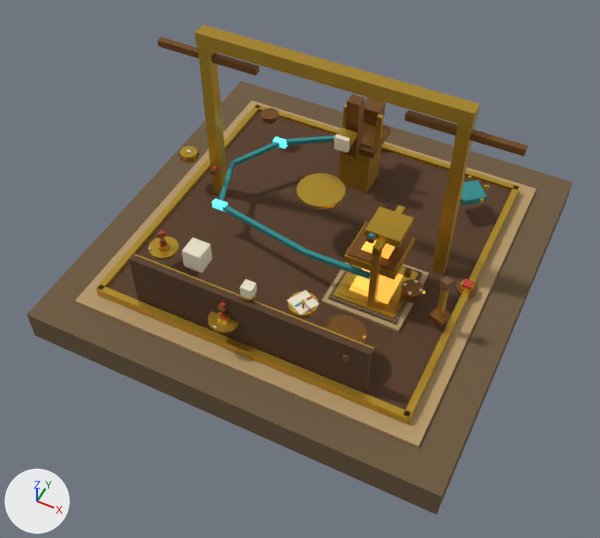
Two versions of the glTF model godot/assets/props/observatory_platform.glb, one commit apart.
Camera for both pictures: a 50 mm lens placed at (3.76, -8.22, 9.45), pointed at (-0.4, 0.11, -0.96). The lights are fixed; the arrows at lower left show +X, +Y and +Z. The picture after the commit comes second. Where no turn or scale is listed for an object, it has been applied to the vertices.

Names of what the first picture shows: 'AetherReservoir', 'Crank', 'ElevationKnob', 'FocusRing', 'InscribeLever', 'InscriptionPlate', 'Mold', 'Pipes', 'Platform', 'PressPlaten', 'ResetButton', 'SigilSelector', 'TelescopeMount', 'TellTaleA', 'TellTaleB', 'ValveA', 'ValveB' and 7 more.
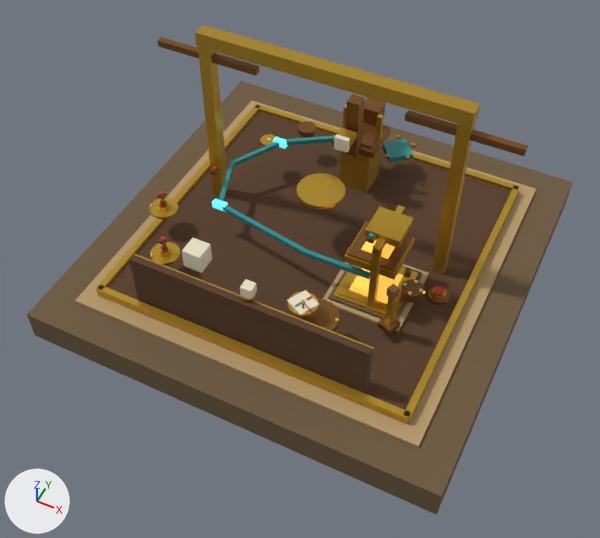
Commit message: Observatory: functional grouped layout (varied radii/angles)

Pixel boxes (x1, y1, x2, y2) of what changed, in the pictures (600 x 538 px):
'Crank', moved
    before: (321, 315, 367, 362)
    after: (293, 298, 340, 332)
'InscribeLever', moved
    before: (428, 276, 453, 327)
    after: (378, 284, 400, 335)
'SigilSelector', moved
    before: (460, 175, 490, 206)
    after: (382, 135, 416, 163)
'ValveA', moved, turned
    before: (149, 236, 179, 260)
    after: (150, 198, 178, 219)
'ValveB', moved, turned
    before: (208, 311, 239, 333)
    after: (150, 242, 181, 265)
'ResetButton', moved
    before: (456, 278, 478, 297)
    after: (428, 285, 450, 305)
'ElevationKnob', moved
    before: (261, 108, 279, 124)
    after: (298, 121, 316, 138)
'FocusRing', moved
    before: (179, 146, 200, 163)
    after: (259, 134, 276, 151)
'TellTaleB', moved
    before: (218, 302, 227, 311)
    after: (158, 236, 168, 245)
'TellTaleA', moved
    before: (157, 230, 166, 239)
    after: (157, 191, 167, 199)

The edits, one by one:
Object 'Crank' (ob_crank) moves from (1.3, -2.02, 0.7) to (0.86, -1.92, 0.7).
Object 'ElevationKnob' (ob_elevationknob) moves from (-1.74, 1.65, 0.7) to (-1.01, 1.61, 0.7).
Object 'FocusRing' (ob_focusring) moves from (-2.4, 0.14, 0.75) to (-1.39, 0.97, 0.75).
Object 'InscribeLever' (ob_inscribelever) moves from (2.25, -0.82, 0.3) to (1.67, -1.27, 0.3).
Object 'ResetButton' (ob_resetbutton) moves from (2.4, 0.0, 0.12) to (2.08, -0.31, 0.12).
Object 'SigilSelector' (ob_sigilselector) moves from (1.86, 1.52, 0.55) to (0.47, 1.94, 0.55).
Object 'TellTaleA' (ob_telltalea) moves from (-1.77, -1.62, 0.82) to (-2.22, -0.92, 0.82).
Object 'TellTaleB' (ob_telltaleb) moves from (-0.31, -2.38, 0.82) to (-1.69, -1.71, 0.82).
Object 'ValveA' (ob_valvea) moves from (-1.77, -1.62, 0.55) to (-2.22, -0.92, 0.55).
Object 'ValveA' (ob_valvea) turns from (0, 0, -138) to (0, 0, -158) degrees about x, y and z.
Object 'ValveB' (ob_valveb) moves from (-0.31, -2.38, 0.55) to (-1.69, -1.71, 0.55).
Object 'ValveB' (ob_valveb) turns from (0, 0, -97) to (0, 0, -135) degrees about x, y and z.
